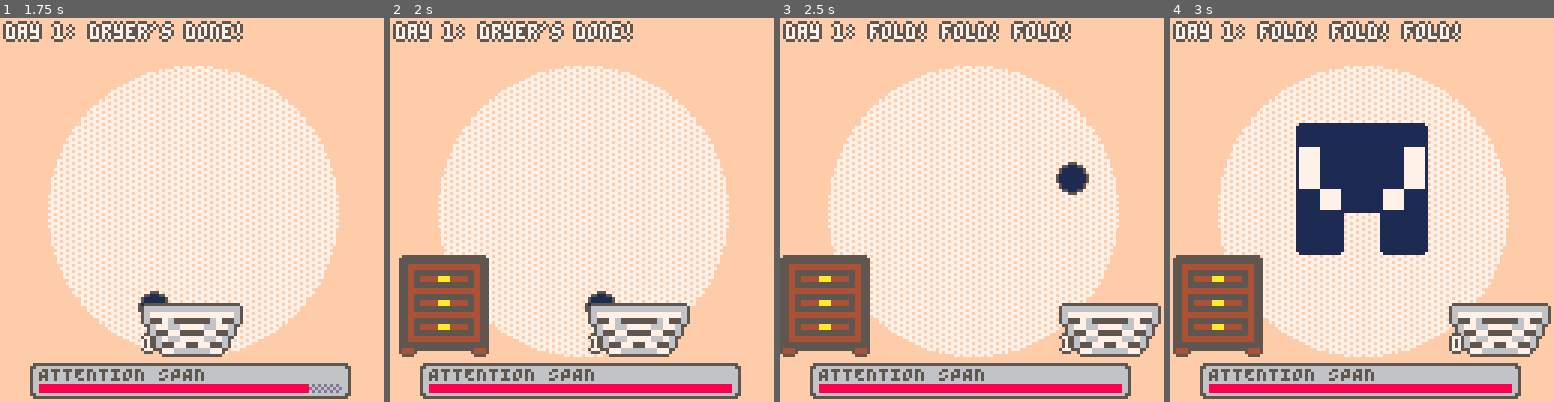
Above: before the commit, frames 1-4 (left to right).
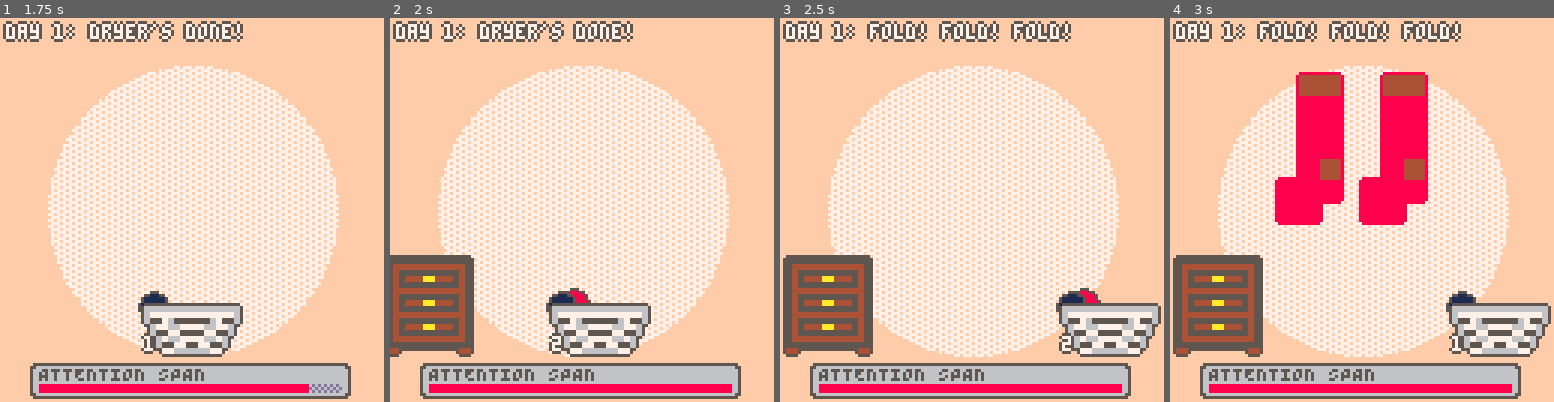
Above: after the commit, the same moments.

Repository: gaffe-buck/snuggles-folds-laundry
Game: PICO-8 cartridge snuggles.p8
Two runs of this game, one before a commit and one after it. Both use one fixed random seed, a clock stepped at 60 frames per second and the inputs below.
Inputs:
- Up to frame 1 (1.75 s): tap X (X key) at 0.33, 1.07 s; hold Right from 1.6 s (still down)
- Up to frame 2 (2 s): keep holding Right; tap X (X key) at 1.85 s
- Up to frame 3 (2.5 s): release Right at 2.1 s; hold Up 2.15-2.42 s; hold Right from 2.47 s (still down)
- Up to frame 4 (3 s): keep holding Right; tap X (X key) at 2.97 s

Frame 1 is identical in both runs. In frame 2, 6.6% of the frame differs, in the area x 0-79%, y 61-89%; in frame 3, 2.1%; in frame 4, 15%, in the area x 27-80%, y 14-86%.

Commit message:
level advancement, game completion

Diff:
--- a/dresser.lua
+++ b/dresser.lua
@@ -1,6 +1,9 @@
 DRESSER_START_X = -32
 DRESSER_END_X = 0
 DRESSER_Y = 64 + 16
+FOLDED_THING_X = 9
+FOLDED_THING_START_Y = -8
+FOLDED_THING_END_Y = 96
 
 function make_dresser()
     local dresser = {}
@@ -8,12 +11,33 @@
     dresser.draw = _dresser_draw
     dresser.update = _dresser_update
     dresser.show = _dresser_show
+    dresser.put_away = _dresser_put_away
     dresser.tween = nil
+    dresser.folded_tween = nil
 
     dresser.x = DRESSER_START_X
     dresser.y = DRESSER_Y
 
+    dresser.folded_thing = {
+        x = FOLDED_THING_X,
+        y = FOLDED_THING_START_Y,
+        width = 14,
+        height = 3,
+        color = 0
+    }
     return dresser
+end
+
+function _dresser_put_away(dresser, color)
+    dresser.folded_thing.color = color
+    dresser.folded_tween = make_translation_tween({
+        target = dresser.folded_thing,
+        duration = seconds_to_frames(1),
+        start_x = FOLDED_THING_X,
+        start_y = FOLDED_THING_START_Y,
+        end_y = FOLDED_THING_END_Y,
+        easing = EASING_FUNCTIONS.EASE_IN_QUART
+    })
 end
 
 function _dresser_show(dresser)
@@ -31,6 +55,9 @@
 function _dresser_update(dresser)
     if dresser.tween then
         dresser.tween:update()
+    end
+    if dresser.folded_tween then
+        dresser.folded_tween:update()
     end
 end
 
@@ -65,6 +92,22 @@
         false)
 
     -- draw folded thing here
+    for i in all({{x=1, y=0},{x=-1, y=0},{x=0, y=1},{x=0, y=-1}}) do
+        rectfill(
+            dresser.folded_thing.x + i.x,
+            dresser.folded_thing.y + i.y,
+            dresser.folded_thing.x + i.x + dresser.folded_thing.width,
+            dresser.folded_thing.y + i.y + dresser.folded_thing.height,
+            5
+        )
+    end
+    rectfill(
+        dresser.folded_thing.x,
+        dresser.folded_thing.y,
+        dresser.folded_thing.x + dresser.folded_thing.width,
+        dresser.folded_thing.y + dresser.folded_thing.height,
+        dresser.folded_thing.color
+    )
 
     sspr(
         88, 22,
--- a/foldable.lua
+++ b/foldable.lua
@@ -133,14 +133,14 @@
     foldable.translation_tween = make_translation_tween(tween_config)
 end
 
-function _foldable_hide(foldable)
+function _foldable_hide(foldable, callback)
     local tween_config = {
         target = foldable,
         duration = seconds_to_frames(0.25),
         easing = EASING_FUNCTIONS.EASE_IN_OVERSHOOT,
         start_y = FOLDABLE_END_Y,
         end_y = FOLDABLE_START_Y,
-        -- callback!
+        callback = callback
     }
 
     foldable.translation_tween = make_translation_tween(tween_config)
--- a/game_scene.lua
+++ b/game_scene.lua
@@ -3,7 +3,12 @@
 -- max 9 arrows
 LEVEL_DAYS = {
     {
-        num_foldables = 1,
+        num_foldables = 2,
+        num_arrows = 1,
+        time_limit_seconds = 30
+    },
+    {
+        num_foldables = 5,
         num_arrows = 2,
         time_limit_seconds = 30
     }
@@ -17,9 +22,12 @@
     level.day = day or 1
     level.stage = LEVEL_DAYS[level.day]
     level.status = "dryer's done!"
+    level.ready = false
+    level.winner = false
+
     level.foldables = _level_make_foldables(level, level.stage.num_foldables)
+    level.struggles = 0
     level.struggle = make_struggle()
-
     level.attention_span = make_attention_span()
     level.basket = make_basket()
     level.dresser = make_dresser()
@@ -65,36 +73,42 @@
     end
     function then_skootch_basket_and_dresser()
         level.dresser:show()
-        level.basket:skootch(then_basket_pop)
-    end
-    function then_basket_pop()
-        level.status = "fold! fold! fold!"
-        level.active_foldable = level.foldables[#level.foldables]
-        level.basket:pop(then_show_foldable)
-    end
-    function then_show_foldable()
-        level.active_foldable:show(then_show_arrows)
-    end
-    function then_show_arrows()
-        level.struggle:new(level.stage.num_arrows, function() printh("struggle is emptied") end)
+        level.basket:skootch(function() level.ready = true end)
     end
 
     return load_basket
 end
 
 function _level_update(level)
-    local arrow_press = nil
-    if btnp(⬅️) then
-        arrow_press = "⬅️"
-    elseif btnp(➡️) then
-        arrow_press = "➡️"
-    elseif btnp(⬆️) then
-        arrow_press = "⬆️"
-    elseif btnp(⬇️) then
-        arrow_press = "⬇️"
-    end
-
-    if level.active_foldable then level.active_foldable:update() end
+    local arrow_press = false
+    if level.ready then
+        if btnp(⬅️) then
+            arrow_press = "⬅️"
+        elseif btnp(➡️) then
+            arrow_press = "➡️"
+        elseif btnp(⬆️) then
+            arrow_press = "⬆️"
+        elseif btnp(⬇️) then
+            arrow_press = "⬇️"
+        end
+    end
+    if level.winner and btnp(❎) then
+        function then_load_next_level()
+            local big_winner = LEVEL_DAYS[level.day + 1] == nil
+            if big_winner then
+                g_scene = make_title_scene()
+            else
+                g_scene = make_level(level.day + 1)
+            end
+        end
+        level.color_wipe:wipe_in(then_load_next_level)
+    end
+
+    if level.active_foldable then
+        level.active_foldable:update()
+    elseif level.ready then
+        _level_next_foldable(level)
+    end
     level.struggle:update(arrow_press)
     level.basket:update()
     level.dresser:update()
@@ -102,6 +116,54 @@
     level.color_wipe:update()
 end
 
+function _level_next_foldable(level)
+    if #level.foldables == 0 and level.ready then
+        level.status = "you did it <3"
+        level.ready = false
+        level.winner = true
+        level.status = "all done for today!"
+        return
+    end
+
+    function then_show_foldable()
+        level.active_foldable:show(then_show_arrows)
+    end
+    function then_show_arrows()
+        level.struggle:new(level.stage.num_arrows, _level_struggle_success(level))
+    end
+
+    level.status = "fold! fold! fold!"
+    level.struggles = 0
+    level.active_foldable = level.foldables[#level.foldables]
+    level.foldables[#level.foldables] = nil
+    level.basket:pop(then_show_foldable)
+end
+
+function _level_struggle_success(level)
+    function then_new_struggle()
+        level.struggle:new(level.stage.num_arrows, _level_struggle_success(level))
+    end
+    function then_hide_foldable()
+        level.active_foldable:hide(then_clear_active_foldable)
+    end
+    function then_clear_active_foldable()
+        local color = level.active_foldable.article.colors[1].color == LAUNDRY.COLORS.WHITE
+            and level.active_foldable.article.colors[2].color
+            or level.active_foldable.article.colors[1].color
+        level.dresser:put_away(color)
+        level.active_foldable = nil
+    end
+    return function()
+        level.struggles += 1
+        if level.struggles < 4 then
+            level.active_foldable:fold(then_new_struggle)
+        else
+            level.status = "great job!"
+            level.active_foldable:fold(then_hide_foldable)
+        end
+    end
+end
+
 function _level_draw(level)
     _level_draw_background()
     _level_draw_status(level)
@@ -114,6 +176,45 @@
     if level.active_foldable then level.active_foldable:draw() end
 
     level.attention_span:draw()
+
+    if level.winner then
+        local big_winner = LEVEL_DAYS[level.day + 1] == nil
+        local big_text = big_winner and "you win!" or "yippee!!"
+        local small_text = big_winner and "all clothes folded" or "today's load completed"
+        fancy_text({
+            text = big_text,
+            text_colors = { 3, 8, 9, 14, 11, 12 },
+            background_color = 7,
+            bubble_depth = 2,
+            x = 18,
+            y = 64 - 16,
+            outline_color = 0,
+            letter_width = 12,
+            big = true
+        })
+        fancy_text({
+            text = small_text,
+            text_colors = { 0 },
+            background_color = 7,
+            x = 22,
+            y = 64,
+            bubble_depth = 1,
+            wiggle = {
+                amp = 1.75,
+                speed = -0.75,
+                offset = 0.125
+            },
+        })
+        fancy_text({
+            text = "press ❎ to continue",
+            text_colors = { 0 },
+            background_color = 7,
+            x = 22 + 8,
+            y = 64 + 9,
+            bubble_depth = 1,
+        })
+    end
+
     level.color_wipe:draw()
 end
 
--- a/struggle.lua
+++ b/struggle.lua
@@ -38,7 +38,7 @@
         if arrow.pressed and not arrow.tween then del(struggle.arrows, arrow) end
     end
     if btn_press and not pressed_arrow then
-        printh("penalty!! "..#struggle.arrows)
+        printh("penalty!!")
     end
     if #struggle.arrows == 0 and struggle.empty_callback then
         struggle.empty_callback()
--- a/title_scene.lua
+++ b/title_scene.lua
@@ -3,6 +3,7 @@
     title_scene.update = _title_update
     title_scene.draw = _title_draw
     title_scene.color_wipe = make_rainbow_wipe()
+    title_scene.color_wipe:wipe_out()
     title_scene.x_pressed = false
 
     return title_scene
@@ -53,8 +54,8 @@
     })
 
     fancy_text({
-        text = "gaffe 2023 - press ❎ to start",
-        x = 6,
+        text = "gaffe 2023 - press ❎  to start",
+        x = 4,
         y = 128 - 7,
         text_colors = { 10 },
         outline_color = 0
